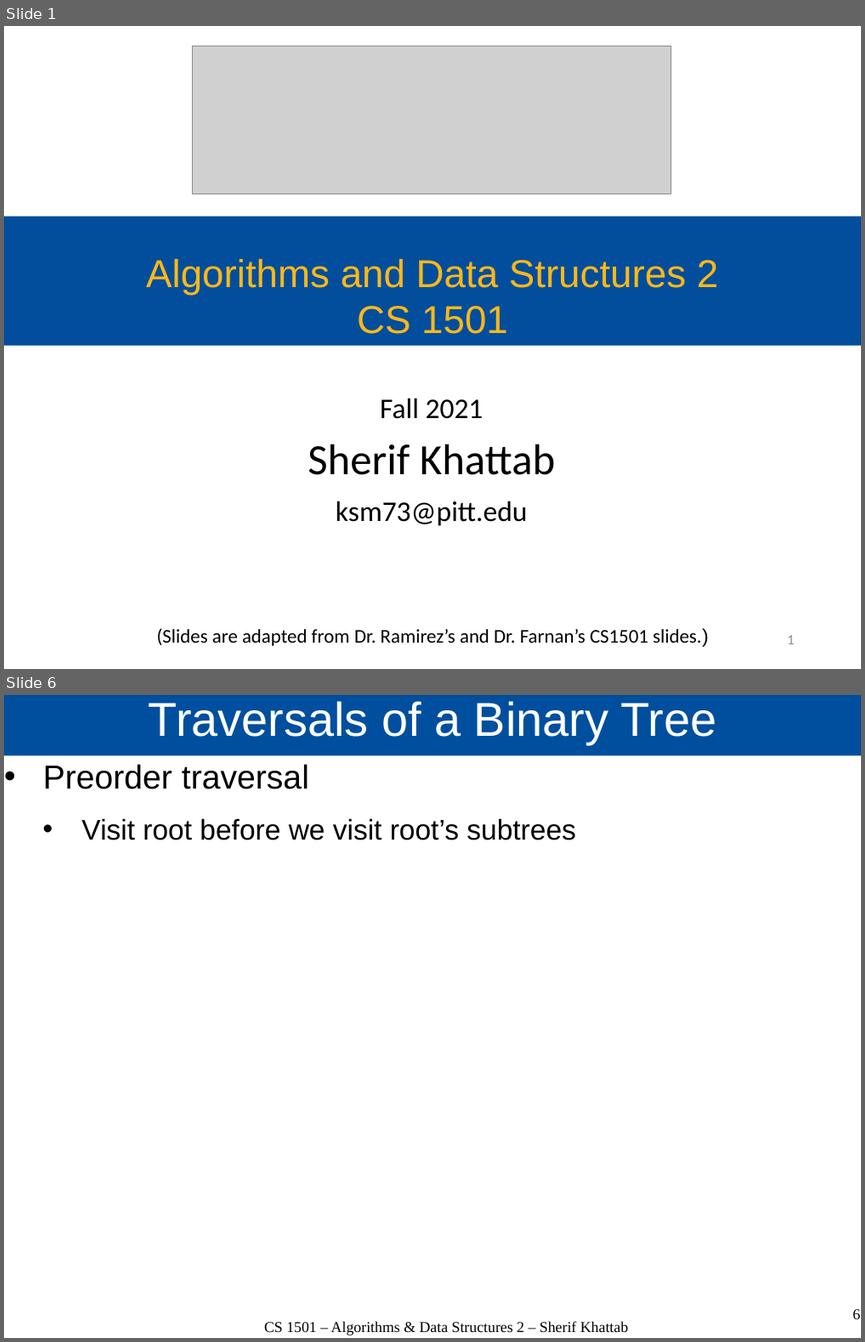
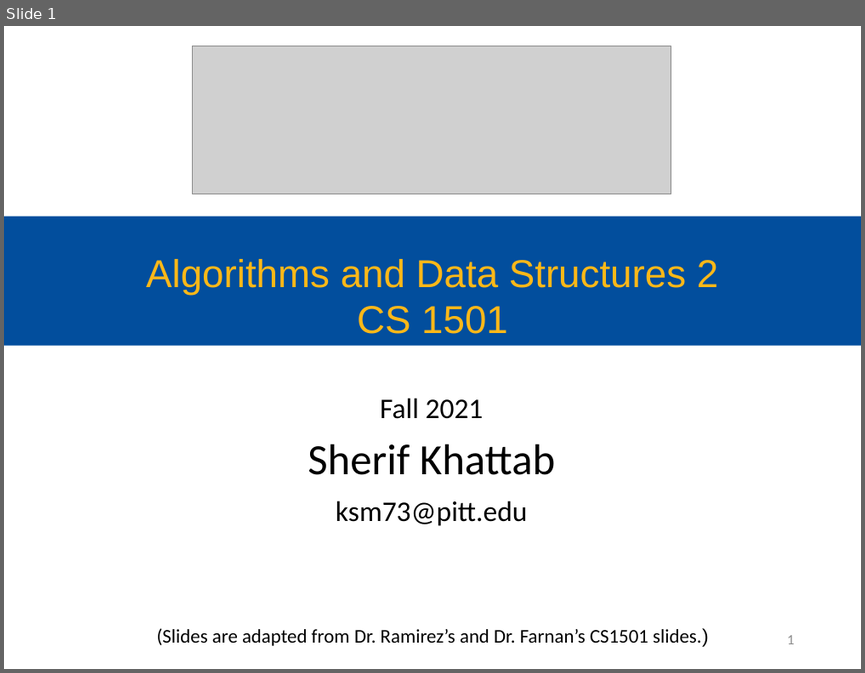
Before and after one commit to cs1501-2224/handouts, a slide deck: DraftSlides/Lecture5.pptx. Shown one above the other, each under a label of ours: slides 1 and 6 before the commit, slide 1 after it; the slides between them are not shown. The pictures are 865x1342 and 865x673 pixels, drawn with LibreOffice and Linux fonts; fonts in the diff are those of the drawing; grey boxes stand for pictures. Boxes give left, top, right and bottom in pixels: in the first picture for what was removed or moved away, otherwise in the second. Text is boxed around its words. In the diff, an @@ line names an element or a change of style, - is before the commit and + after.

```diff
--- a/DraftSlides/Lecture5.pptx
+++ b/DraftSlides/Lecture5.pptx
@@ slide 6 removed at (4,695,861,1338), background #FFFFFF @@
@@ title removed at (4,695,861,756) @@
-Traversals of a Binary Tree
@@ text removed at (43,764,576,840) @@
-• Preorder traversal
-  • Visit root before we visit root’s subtrees
@@ text removed at (264,1321,628,1335) @@
-CS 1501 – Algorithms & Data Structures 2 – Sherif Khattab
@@ page number removed at (852,1309,860,1319) @@
-6
```
Also in this commit, not shown: 4 slides changed, 1 slide added, 11 other slides removed, 2 other files.
